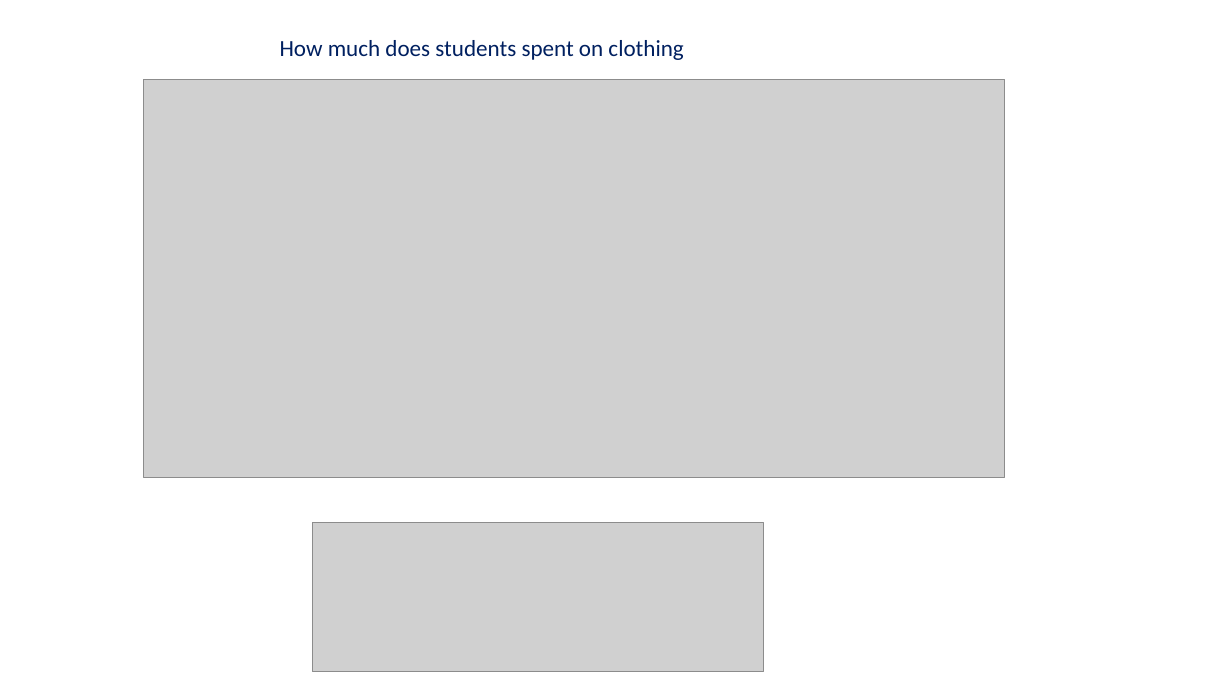
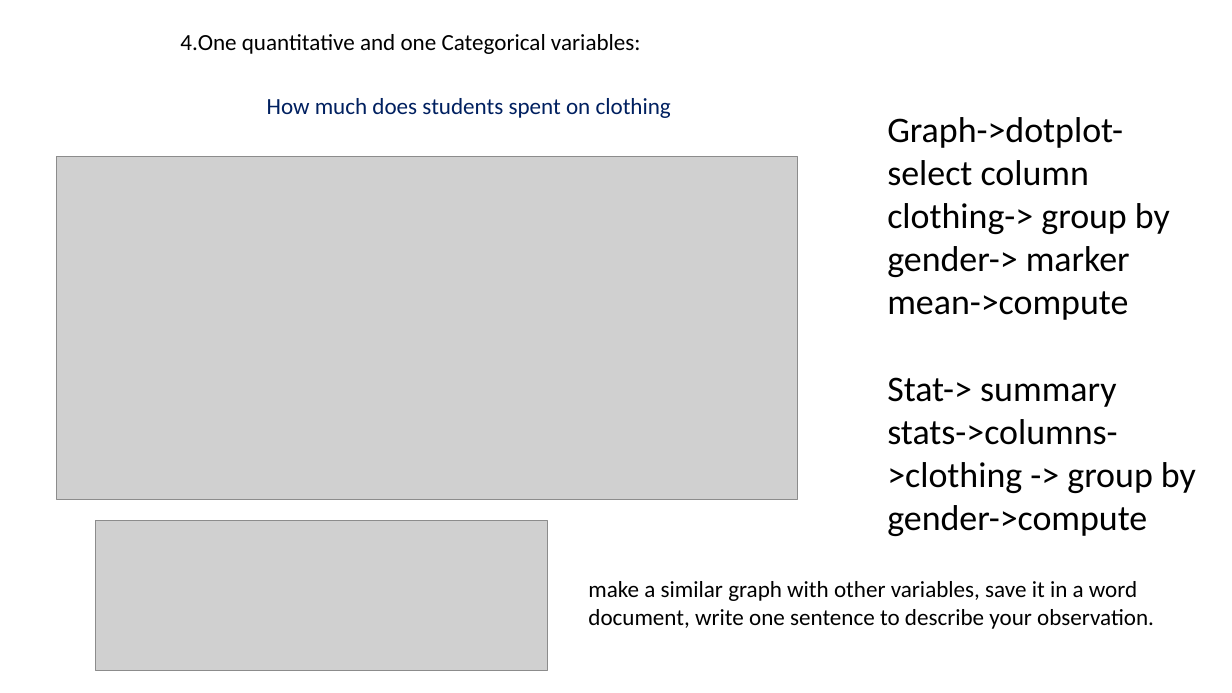
Before and after one commit to Shanlearning/Stat-201-teaching, a slide deck: slide 10 of Lab2/Lab 2.pptx. Drawn at 1232x693 pixels with LibreOffice and Linux fonts; fonts in the diff are those of the drawing; grey boxes stand for pictures. Boxes give left, top, right and bottom in pixels: in the first picture for what was removed or moved away, otherwise in the second. Text is boxed around its words. In the diff, an @@ line names an element or a change of style, - is before the commit and + after.

```diff
--- a/Lab2/Lab 2.pptx
+++ b/Lab2/Lab 2.pptx
@@ text added at <box>180,34,641,54</box>, 18 pt, text #000000 @@
+  4.One quantitative and one Categorical variables:
@@ text "How much does students spent ...": place and size @@
-text "How much does students spent ..." at <box>280,40,683,60</box>
+text "How much does students spent ..." at <box>267,98,671,118</box>
@@ text added at <box>887,117,1196,536</box>, 28 pt, text #000000 @@
+    Graph->dotplot- select column clothing-> group by gender-> marker mean->compute
+    Stat-> summary stats->columns->clothing -> group by gender->compute
@@ picture: place and size @@
-picture at <box>144,79,1006,478</box>
+picture at <box>56,156,798,499</box>
@@ picture: place and size @@
-picture at <box>312,522,764,672</box>
+picture at <box>95,521,547,671</box>
@@ text added at <box>588,581,1154,629</box>, 18 pt, text #000000 @@
+make a similar graph with other variables, save it in a word document, write one sentence to describe your observation.
```
Also in this commit, not shown: 4 other slides changed.
